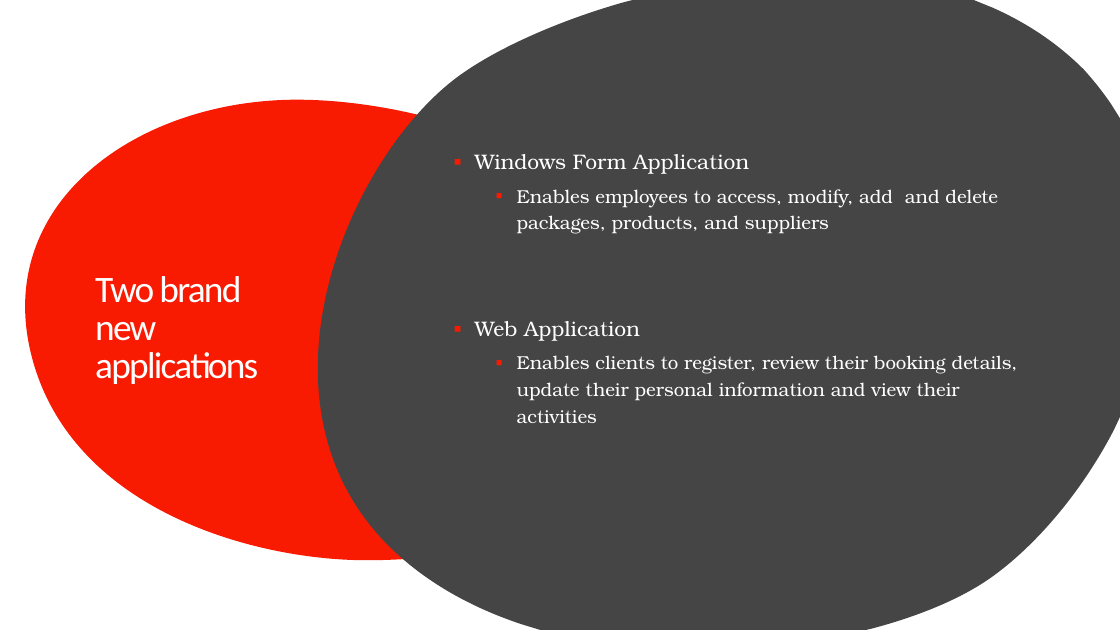
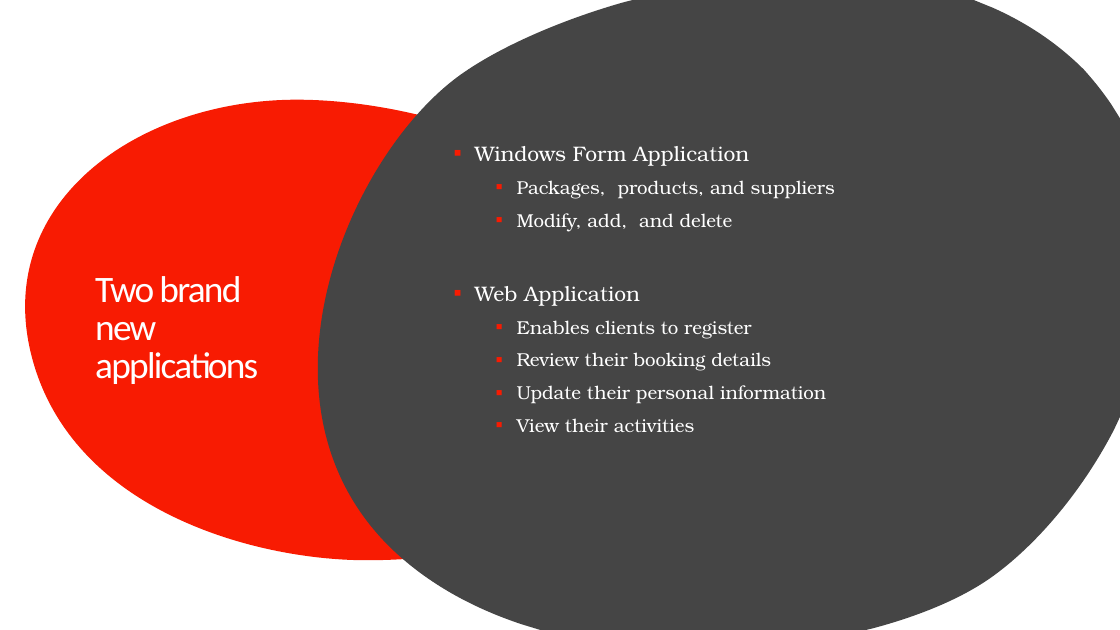
Before and after one commit to Noxirus/Brogrammers-Workshop-5, a slide deck: slide 2 of Travel Experts Project Presentation.pptx. Drawn at 1120x630 pixels with LibreOffice and Linux fonts; fonts in the diff are those of the drawing. Boxes give left, top, right and bottom in pixels: in the first picture for what was removed or moved away, otherwise in the second. Text is boxed around its words. In the diff, an @@ line names an element or a change of style, - is before the commit and + after.

```diff
--- a/Travel Experts Project Presentation.pptx
+++ b/Travel Experts Project Presentation.pptx
@@ text at (x1=517, y1=180, x2=835, y2=232): text changed @@
-  ▪ Enables employees to access, modify, add and delete packages, products, and suppliers
+  ▪ Packages, products, and suppliers
+  ▪ Modify, add, and delete
@@ text at (x1=517, y1=320, x2=826, y2=432): text changed @@
-  ▪ Enables clients to register, review their booking details, update their personal information and view their activities
+  ▪ Enables clients to register
+  ▪ Review their booking details
+  ▪ Update their personal information
+  ▪ View their activities
```
Also in this commit, not shown: 1 other slide changed.
